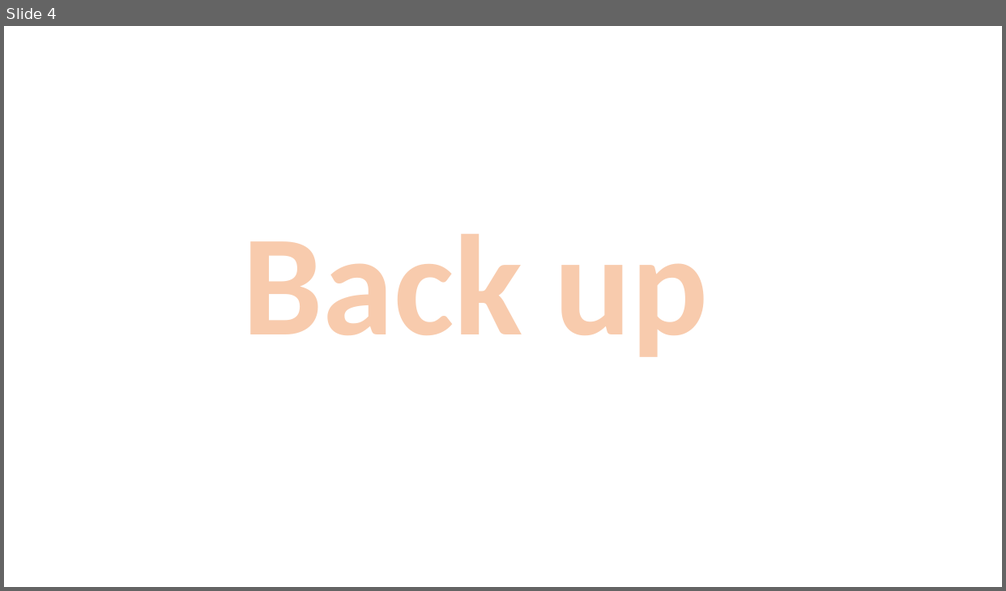
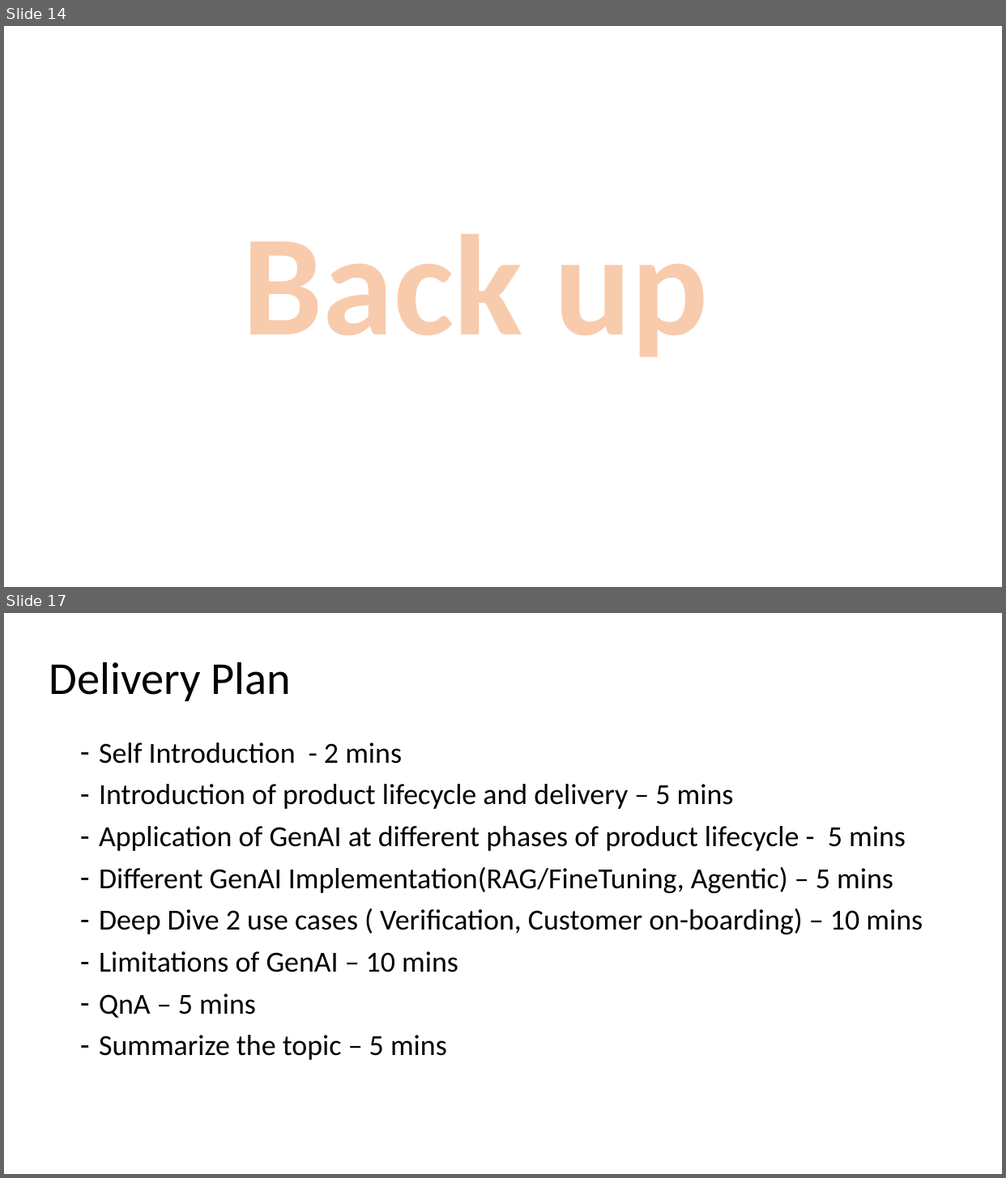
Before and after one commit to share2learnwidmanish/share2learnwidmanish, a slide deck: AgileNetwork_Presentation_2026.pptx. Shown one above the other, each under a label of ours: slide 4 before the commit, slides 14 and 17 after it; the slides between them are not shown. The pictures are 1006x591 and 1006x1178 pixels, drawn with LibreOffice and Linux fonts; fonts in the diff are those of the drawing. Boxes give left, top, right and bottom in pixels: in the first picture for what was removed or moved away, otherwise in the second. Text is boxed around its words. In the diff, an @@ line names an element or a change of style, - is before the commit and + after.

```diff
--- a/AgileNetwork_Presentation_2026.pptx
+++ b/AgileNetwork_Presentation_2026.pptx
@@ slide 17 added at box(4, 613, 1002, 1174), background #FFFFFF @@
@@ title added at box(49, 662, 292, 701), 44 pt, text #000000 @@
+Delivery Plan
@@ text added at box(99, 743, 923, 1060), 28 pt, text #000000 @@
+– Self Introduction - 2 mins
+– Introduction of product lifecycle and delivery – 5 mins
+– Application of GenAI at different phases of product lifecycle - 5 mins
+– Different GenAI Implementation(RAG/FineTuning, Agentic) – 5 mins
+– Deep Dive 2 use cases ( Verification, Customer on-boarding) – 10 mins
+– Limitations of GenAI – 10 mins
+– QnA – 5 mins
+– Summarize the topic – 5 mins
@@ what was slide 4 is now slide 14 @@
```
Also in this commit, not shown: 4 slides changed, 7 other slides added.
